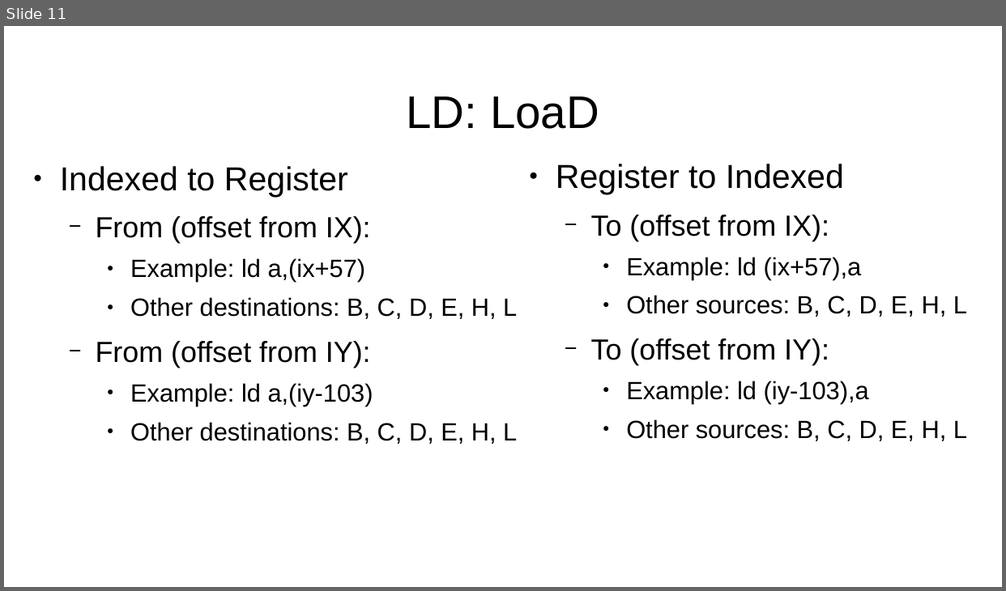
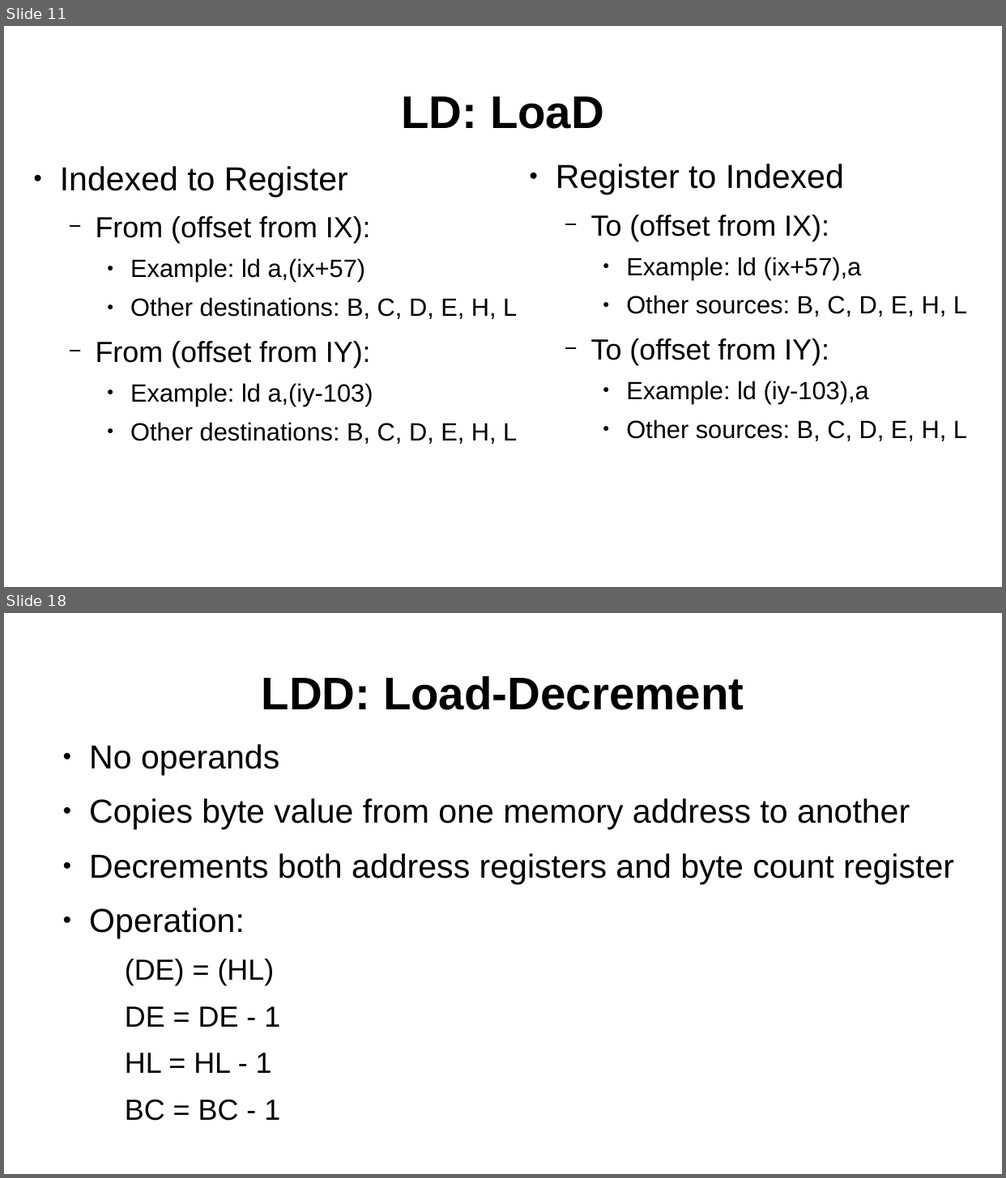
Before and after one commit to SlithyMatt/zxs-assembly-tutorial, a slide deck: Lesson3/Lesson3.odp. Shown one above the other, each under a label of ours: slide 11 before the commit, slides 11 and 18 after it; the slides between them are not shown. The pictures are 1006x591 and 1006x1178 pixels, drawn with LibreOffice and Linux fonts; fonts in the diff are those of the drawing. Boxes give left, top, right and bottom in pixels: in the first picture for what was removed or moved away, otherwise in the second. Text is boxed around its words. In the diff, an @@ line names an element or a change of style, - is before the commit and + after.

```diff
--- a/Lesson3/Lesson3.odp
+++ b/Lesson3/Lesson3.odp
@@ slide 18 added at (4, 613, 1002, 1174), background #FFFFFF @@
@@ title added at (262, 676, 744, 710), 44 pt, text #000000, bold @@
+LDD: Load-Decrement
@@ text added at (89, 744, 954, 1121), 32 pt, text #000000 @@
+● No operands
+● Copies byte value from one memory address to another
+● Decrements both address registers and byte count register
+● Operation:
+  (DE) = (HL)
+  DE = DE - 1
+  HL = HL - 1
+  BC = BC - 1
@@ slide 11 changed as well @@
@@ title "LD: LoaD" at (401, 96, 604, 129): bold on @@
```
Also in this commit, not shown: 7 other slides changed, 8 other slides added.
